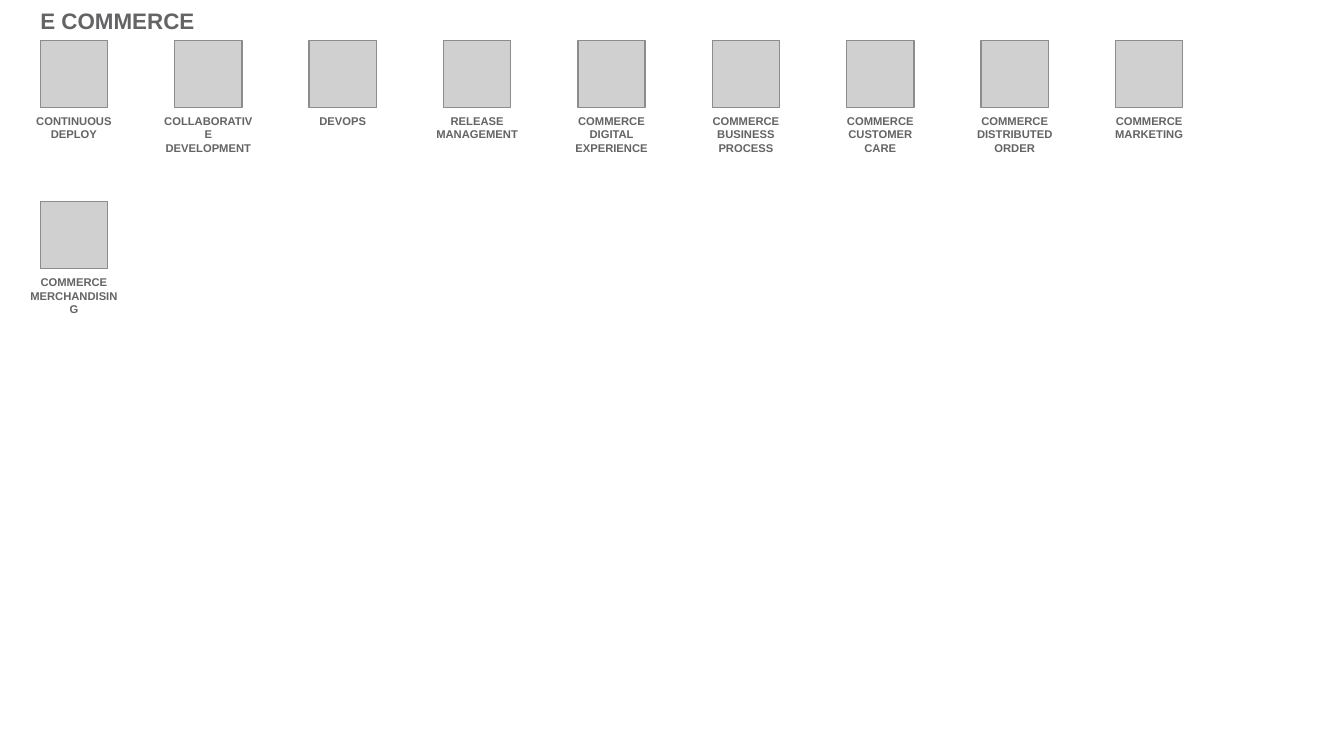
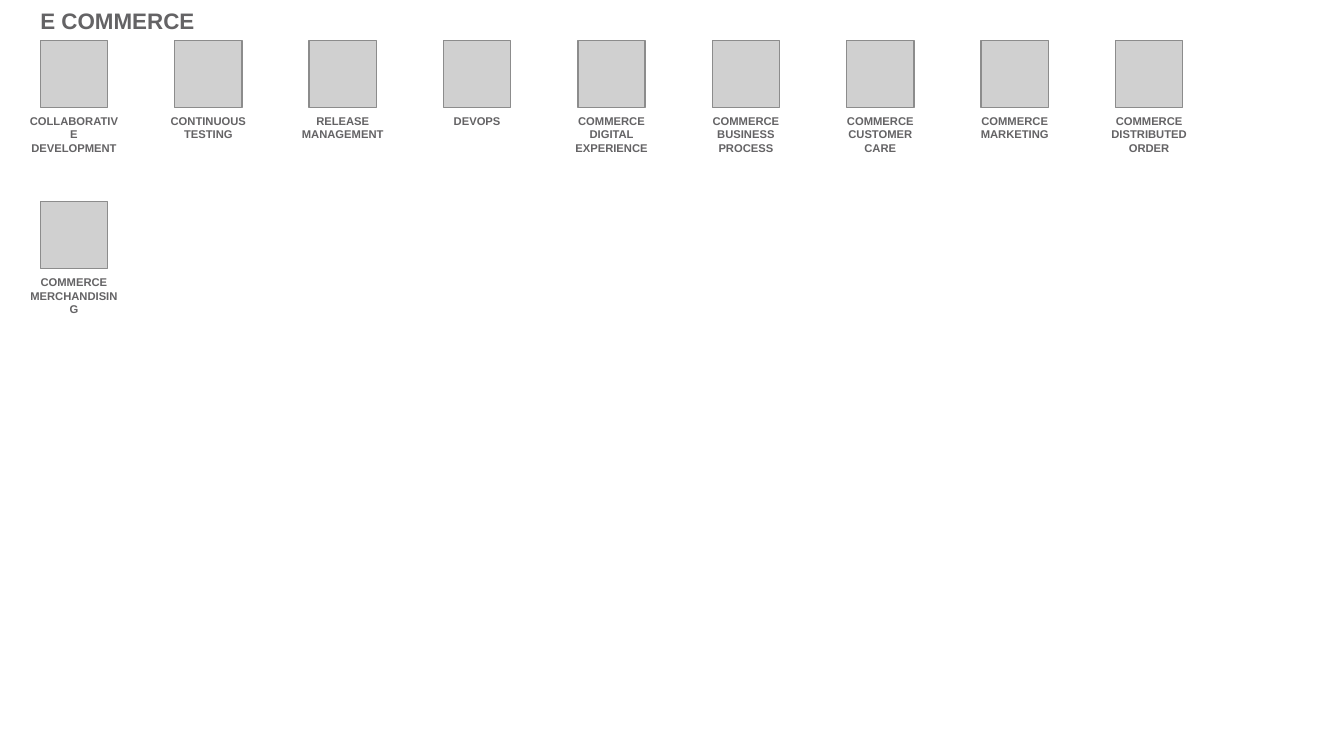
Before and after one commit to l2fprod/myarchitecture, a slide deck: slide 17 of mycatalog-architecture-diagram-template.pptx. Drawn at 1344x756 pixels with LibreOffice and Linux fonts; fonts in the diff are those of the drawing; grey boxes stand for pictures. Boxes give left, top, right and bottom in pixels: in the first picture for what was removed or moved away, otherwise in the second. Text is boxed around its words. In the diff, an @@ line names an element or a change of style, - is before the commit and + after.

```diff
--- a/mycatalog-architecture-diagram-template.pptx
+++ b/mycatalog-architecture-diagram-template.pptx
@@ text "COLLABORATIVE DEVELOPMENT": place and size @@
-text "COLLABORATIVE DEVELOPMENT" at (166,144,251,152)
+text "COLLABORATIVE DEVELOPMENT" at (31,144,116,152)
@@ text at (171,117,246,138): text changed @@
-CONTINUOUS DEPLOY
+CONTINUOUS TESTING
@@ text "RELEASE MANAGEMENT": place and size @@
-text "RELEASE MANAGEMENT" at (436,117,518,138)
+text "RELEASE MANAGEMENT" at (302,117,384,138)
@@ text "DEVOPS": place and size @@
-text "DEVOPS" at (319,117,366,125)
+text "DEVOPS" at (454,117,501,125)
@@ text at (981,117,1049,138): text changed @@
-COMMERCE DISTRIBUTED ORDER
+COMMERCE MARKETING
@@ text at (1111,117,1186,152): text changed @@
-COMMERCE MARKETING
+COMMERCE DISTRIBUTED ORDER
```
Also in this commit, not shown: 13 other slides changed.
